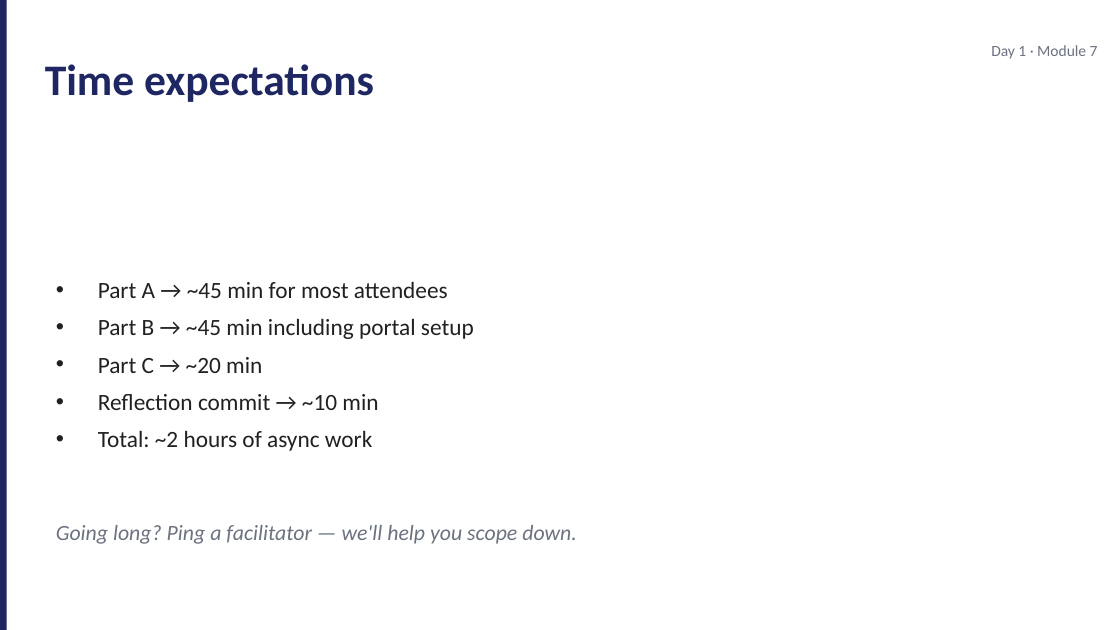
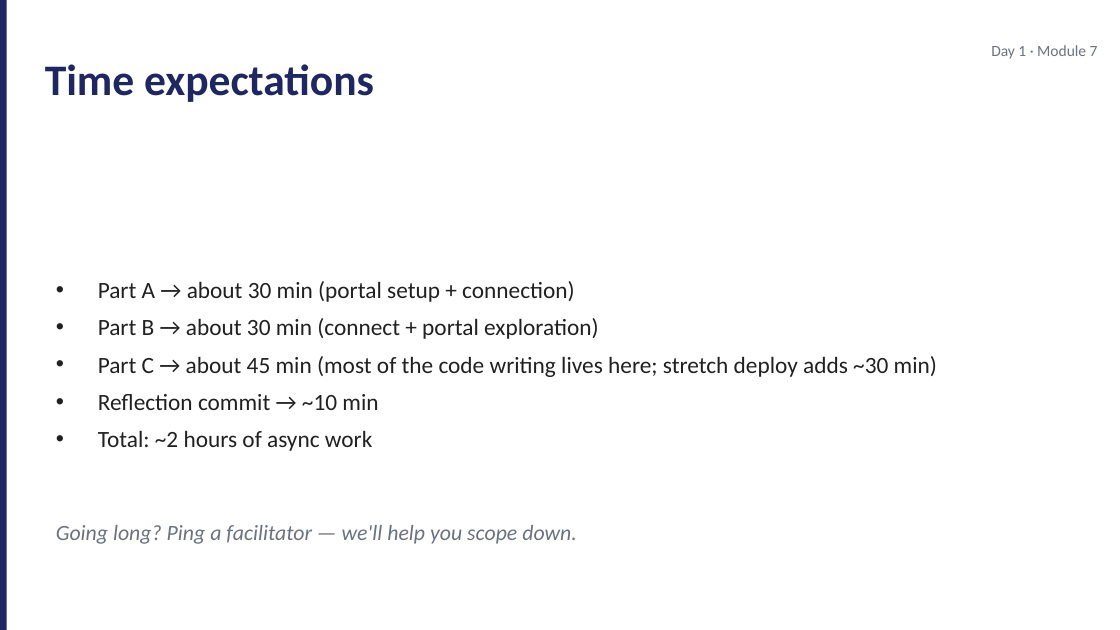
Before and after one commit to JimPiquant/Building-AI-Apps-and-Agents, a slide deck: slide 8 of decks/day1/module-7-lab-kickoff.pptx. Drawn at 1120x630 pixels with LibreOffice and Linux fonts; fonts in the diff are those of the drawing. Boxes give left, top, right and bottom in pixels: in the first picture for what was removed or moved away, otherwise in the second. Text is boxed around its words. In the diff, an @@ line names an element or a change of style, - is before the commit and + after.

```diff
--- a/decks/day1/module-7-lab-kickoff.pptx
+++ b/decks/day1/module-7-lab-kickoff.pptx
@@ text at (x1=98, y1=281, x2=937, y2=377): text changed @@
-• Part A → ~45 min for most attendees
-• Part B → ~45 min including portal setup
-• Part C → ~20 min
+• Part A → about 30 min (portal setup + connection)
+• Part B → about 30 min (connect + portal exploration)
+• Part C → about 45 min (most of the code writing lives here; stretch deploy adds ~30 min)
```
Also in this commit, not shown: 4 other slides changed, 22 other files.
